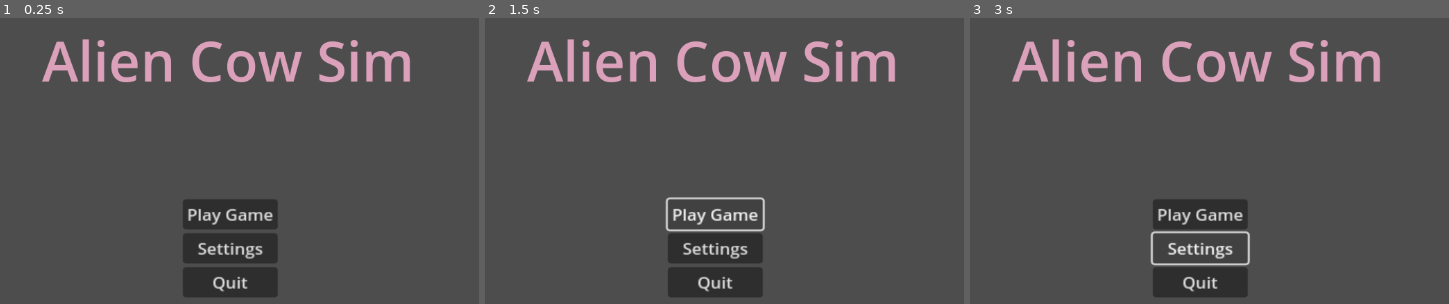
Above: before the commit, frames 1-3 (left to right).
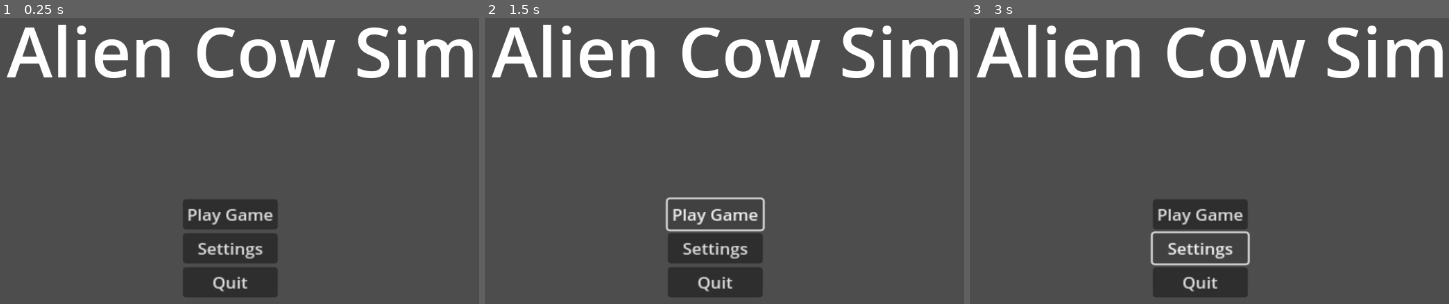
Above: after the commit, the same moments.

Repository: CJ-Eilenstine/Alien-Sim
Game: Godot game, scene res://Scenes/main_menu.tscn
Same seed, same stepped clock (60 frames per second), same inputs: the game is played once before the commit and once after it. The project has no main scene, so this scene is started directly.
Inputs:
- Up to frame 1 (0.25 s): no input
- Up to frame 2 (1.5 s): click "Play Game" at 0.5 s; click "Play Game" at 1.25 s
- Up to frame 3 (3 s): click "Play Game" at 2 s; click "Settings" at 2.75 s

The runs differ from the first frame. In frame 1, 8.8% of the frame differs, in the area x 1-99%, y 2-23%; in frame 2, 8.8%; in frame 3, 8.8%.

Commit message:
Title
Got a title changed to a label instead of a richtextlabel.

Diff:
--- a/Scenes/main_menu.tscn
+++ b/Scenes/main_menu.tscn
@@ -1,4 +1,6 @@
-[gd_scene format=3 uid="uid://bvlya2krh0n5y"]
+[gd_scene load_steps=2 format=3 uid="uid://bvlya2krh0n5y"]
+
+[ext_resource type="Theme" uid="uid://33s77meh1437" path="res://themes/title_theme.tres" id="1_4xdbp"]
 
 [node name="Title" type="Node2D"]
 
@@ -12,19 +14,17 @@
 grow_horizontal = 2
 grow_vertical = 2
 
-[node name="Title" type="RichTextLabel" parent="CanvasLayer/UI"]
+[node name="Label" type="Label" parent="CanvasLayer/UI"]
 layout_mode = 1
 anchors_preset = -1
-anchor_right = 4.598
-anchor_bottom = 4.521
-offset_left = 287.0
-offset_top = 89.0
-offset_right = -4466.9
-offset_bottom = -2728.61
-theme_override_colors/default_color = Color(0.862745, 0.631373, 0.729412, 1)
-theme_override_font_sizes/normal_font_size = 79
-theme_override_font_sizes/italics_font_size = 1
+anchor_right = 1.0
+anchor_bottom = 0.4
+grow_horizontal = 2
+grow_vertical = 2
+theme = ExtResource("1_4xdbp")
 text = "Alien Cow Sim"
+horizontal_alignment = 1
+vertical_alignment = 1
 
 [node name="VBoxContainer" type="VBoxContainer" parent="CanvasLayer/UI"]
 layout_mode = 0
--- /dev/null
+++ b/themes/title_theme.tres
@@ -0,0 +1,4 @@
+[gd_resource type="Theme" format=3 uid="uid://33s77meh1437"]
+
+[resource]
+default_font_size = 100
